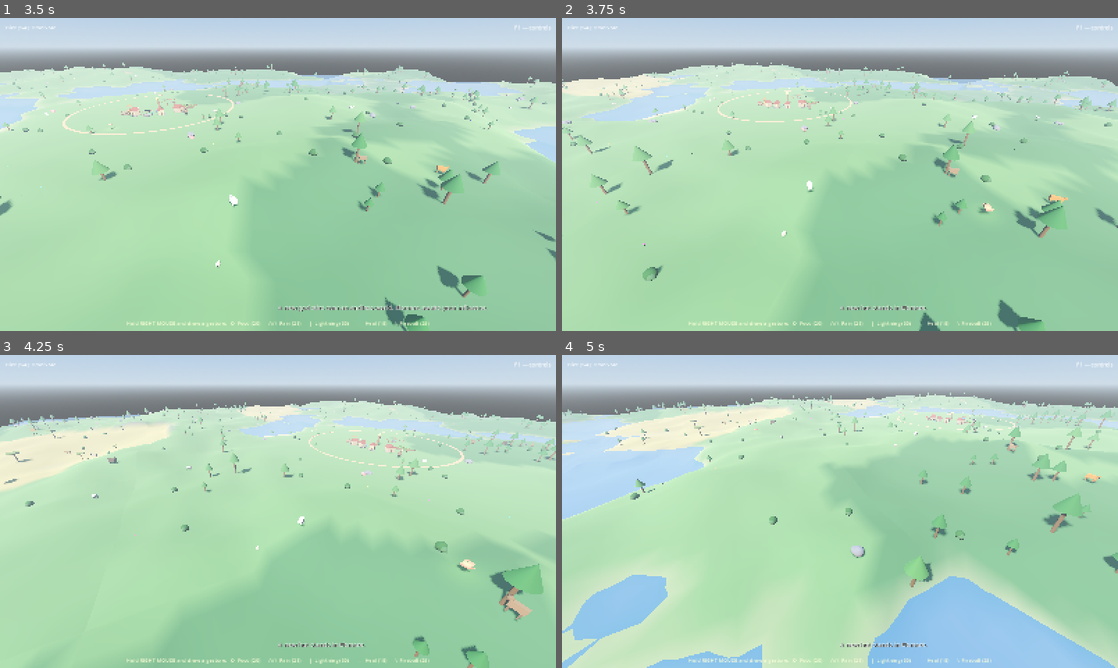
Above: before the commit, frames 1-4 (two rows, left to right).
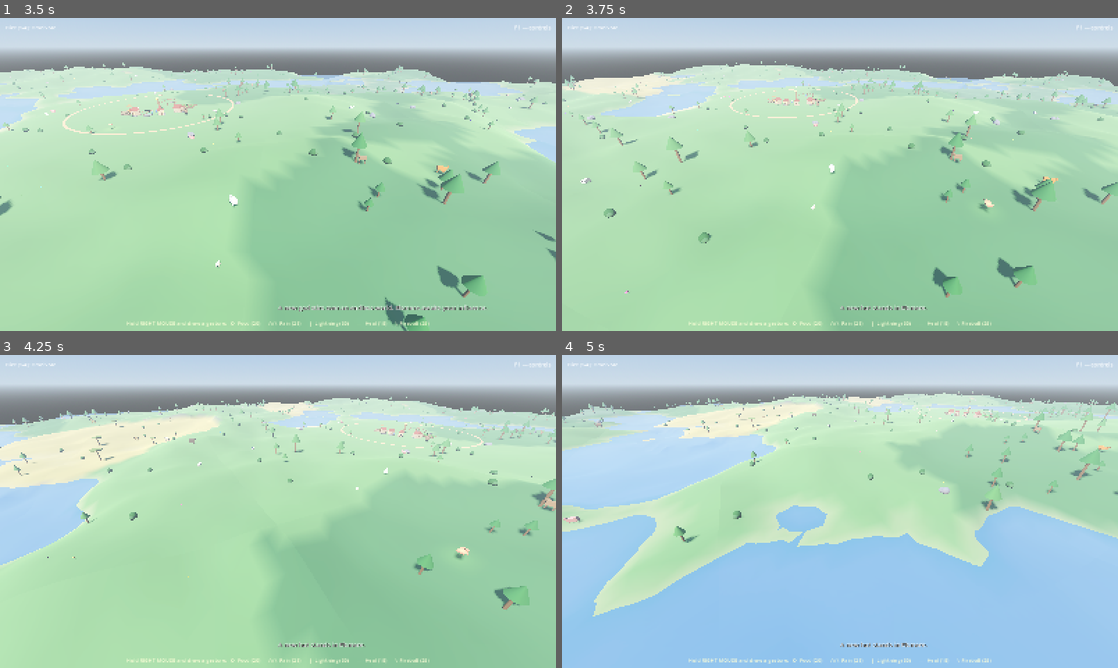
Above: after the commit, the same moments.

Repository: tjloman/tjloman
Game: Godot game, scene res://scenes/main.tscn
Same seed, same stepped clock (60 frames per second), same inputs: the game is played once before the commit and once after it.
Inputs (mouse positions are in pixels of both pictures, inside the frame that each line leads up to):
- Up to frame 1 (3.5 s): move the mouse to (400, 158) at 0.52 s; hold Right 0.53-1.25 s; hold S (cam_back) 0.53-1.25 s; click (400, 158) at 0.67 s; drag from (166, 190) to (250, 237) at 1.27 s; move the mouse to (333, 105) at 2.02 s; hold Right 2.03-2.75 s; hold A (cam_left) 2.03-2.75 s; click (333, 105) at 2.17 s; drag from (250, 237) to (111, 127) at 2.77 s
- Up to frame 2 (3.75 s): move the mouse to (1006, 221) at 3.52 s; hold Left from 3.53 s (still down); hold Q (cam_rotate_left) from 3.53 s (still down); click (1006, 221) at 3.67 s
- Up to frame 3 (4.25 s): keep holding Left; keep holding Q (cam_rotate_left)
- Up to frame 4 (5 s): release Left at 4.25 s; release Q (cam_rotate_left) at 4.25 s; drag from (673, 464) to (756, 433) at 4.27 s

Frame 1 is identical in both runs. In frame 2, 8.6% of the frame differs, in the area x 0-100%, y 13-100%; in frame 3, 20%; in frame 4, 49%, in the area x 0-100%, y 11-100%.

Commit message:
Anchor camera zoom and rotation to the hand's ground point
The rig zoomed and orbited around its own origin, which at a shallow
pitch sits far behind what you're looking at — so zooming out drifted
and rotating swung the whole world, getting worse the further out you
went. Now zoom dollies toward the hand's spot on the ground (the rig
slides toward/away by the same ratio as the zoom distance) and yaw
orbits around that same point, on wheel, Q/E, middle-drag, and
two-finger touch alike. The thing under your cursor stays put. Lock-on
still orbits its target unchanged. Max zoom pulled in 90 -> 70 so you
can't wander quite so far out.

Co-Authored-By: Claude Fable 5 <noreply@anthropic.com>
Claude-Session: https://claude.ai/code/session_01NqBKfyc5c6bViy6kUi2S7P

Diff:
--- a/scripts/player/camera_rig.gd
+++ b/scripts/player/camera_rig.gd
@@ -6,7 +6,7 @@
 ## Structure:  self (yaw) -> Pitch (x tilt) -> Camera3D (pulled back on z)
 
 const MIN_ZOOM := 1.2   # close enough to stand at a villager's feet
-const MAX_ZOOM := 90.0
+const MAX_ZOOM := 70.0
 const PAN_SPEED := 22.0
 const ROTATE_SPEED := 1.6
 
@@ -68,7 +68,7 @@
 
 	var rot := Input.get_action_strength("cam_rotate_right") - Input.get_action_strength("cam_rotate_left")
 	if rot != 0.0:
-		rotate_y(-rot * ROTATE_SPEED * delta)
+		_yaw_around_focus(-rot * ROTATE_SPEED * delta)
 
 	camera.position.z = lerpf(camera.position.z, zoom_distance, minf(delta * 8.0, 1.0))
 
@@ -132,23 +132,23 @@
 		if _touches.size() >= 2:
 			var span := _touch_span()
 			if _pinch_dist > 8.0:
-				zoom_distance = clampf(zoom_distance * (_pinch_dist / span), MIN_ZOOM, MAX_ZOOM)
+				_zoom_toward(_pinch_dist / span)
 			_pinch_dist = span
 			# Each finger's drag fires its own event, so use half strength.
-			rotate_y(-event.relative.x * 0.0025)
+			_yaw_around_focus(-event.relative.x * 0.0025)
 			pitch_node.rotation_degrees.x = clampf(
 				pitch_node.rotation_degrees.x - event.relative.y * 0.12, -75.0, 40.0)
 		return
 
 	if event is InputEventMouseButton:
 		if event.button_index == MOUSE_BUTTON_WHEEL_UP and event.pressed:
-			zoom_distance = clampf(zoom_distance * 0.9, MIN_ZOOM, MAX_ZOOM)
+			_zoom_toward(0.9)
 		elif event.button_index == MOUSE_BUTTON_WHEEL_DOWN and event.pressed:
-			zoom_distance = clampf(zoom_distance * 1.1, MIN_ZOOM, MAX_ZOOM)
+			_zoom_toward(1.1)
 		elif event.button_index == MOUSE_BUTTON_MIDDLE:
 			_rotating = event.pressed
 	elif event is InputEventMouseMotion and _rotating:
-		rotate_y(-event.relative.x * 0.005)
+		_yaw_around_focus(-event.relative.x * 0.005)
 		# Tilts from near-top-down to well above the horizon (+40): face
 		# the sky to arc throws, or just to watch the weather of your soul.
 		var new_pitch: float = clampf(
@@ -156,6 +156,43 @@
 		pitch_node.rotation_degrees.x = new_pitch
 
 
+## The point everything pivots around: the hand's spot on the ground.
+## Zooming dollies toward it, yaw orbits around it — so the thing under
+## your cursor stays put instead of the whole world swinging away. Falls
+## back to the rig origin if the hand isn't ready.
+func _focus_point() -> Vector3:
+	if divine_hand != null and is_instance_valid(divine_hand):
+		var p := divine_hand.ground_point
+		return Vector3(p.x, global_position.y, p.z)
+	return global_position
+
+
+## Zoom by a factor, keeping the focus point fixed in frame: the rig
+## origin slides toward (zoom in) or away from (zoom out) the hand by the
+## same ratio as the zoom distance — standard dolly-to-cursor.
+func _zoom_toward(factor: float) -> void:
+	var new_zoom := clampf(zoom_distance * factor, MIN_ZOOM, MAX_ZOOM)
+	var ratio := new_zoom / zoom_distance
+	zoom_distance = new_zoom
+	if follow_target == null and not is_equal_approx(ratio, 1.0):
+		var focus := _focus_point()
+		var offset := (global_position - focus) * ratio
+		global_position = Vector3(focus.x + offset.x, global_position.y, focus.z + offset.z)
+
+
+## Yaw the rig, orbiting around the hand's ground point rather than
+## spinning in place, so the framing pivots on what you're looking at.
+func _yaw_around_focus(angle: float) -> void:
+	if follow_target != null:
+		rotate_y(angle)  # lock-on already orbits its target
+		return
+	var focus := _focus_point()
+	var offset := global_position - focus
+	offset = offset.rotated(Vector3.UP, angle)
+	rotate_y(angle)
+	global_position = Vector3(focus.x + offset.x, global_position.y, focus.z + offset.z)
+
+
 ## Pan by a world-space delta (used by DivineHand's grab-the-land drag).
 func pan_world(delta_vec: Vector3) -> void:
 	follow_target = null  # grabbing the land breaks the follow
